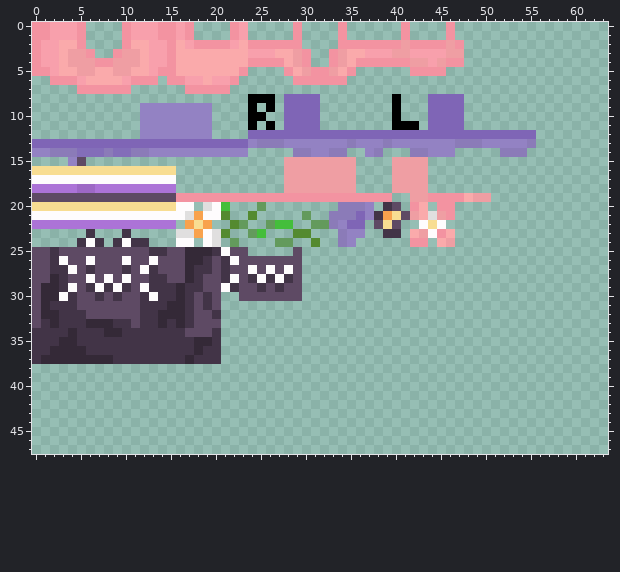
One commit to this pixel-art sprite: textures/clothes.png. The picture above is the old version.
The file is 64x48 pixels.
The same view after the edit:
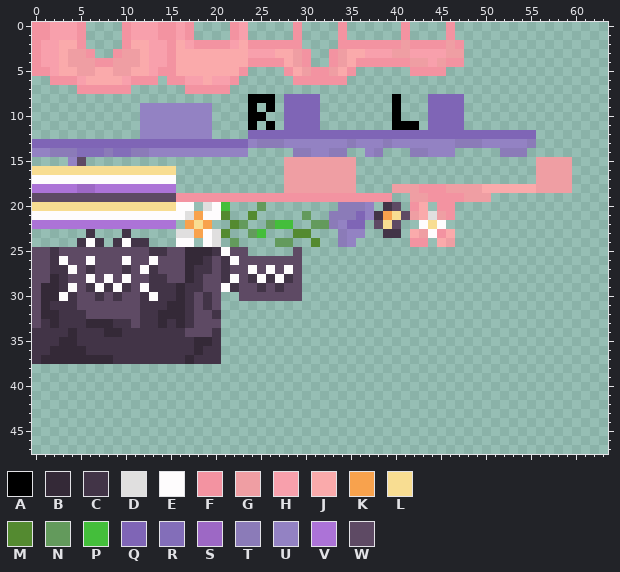
Palette (. is transparent): A #000000  B #342937  C #423447  D #e0dfdf  E #fefcfd  F #f393a1  G #ef9ea3  H #f8a0ac  J #faaaab  K #f8a24d  L #f8dd92  M #548a30  N #639a5c  P #44be3b  Q #7f65b6  R #836eb9  S #9d68c5  T #8b7bb8  U #9382c3  V #ac73d7  W #5e4a64
Edits made:
@@ x 38..61 @@
 14 T...TTUUU.....TTT.......
-15 ..GGGG..................
-16 ..GGGG..................
-17 ..GGGG..................
-18 ..GGGG..................
-19 FF..GGFFFFJGG...........
+15 ..................GGGG..
+16 ..................GGGG..
+17 ..................GGGG..
+18 ..GGGFFFGGGGJJJJJJGGGG..
+19 FF..GGFFFFGGG...........
 20 .CW.FJ.FF...............
Pixel boxes of the changes (left, top, right, bottom) in both pictures:
changed: (392, 157, 572, 202)
